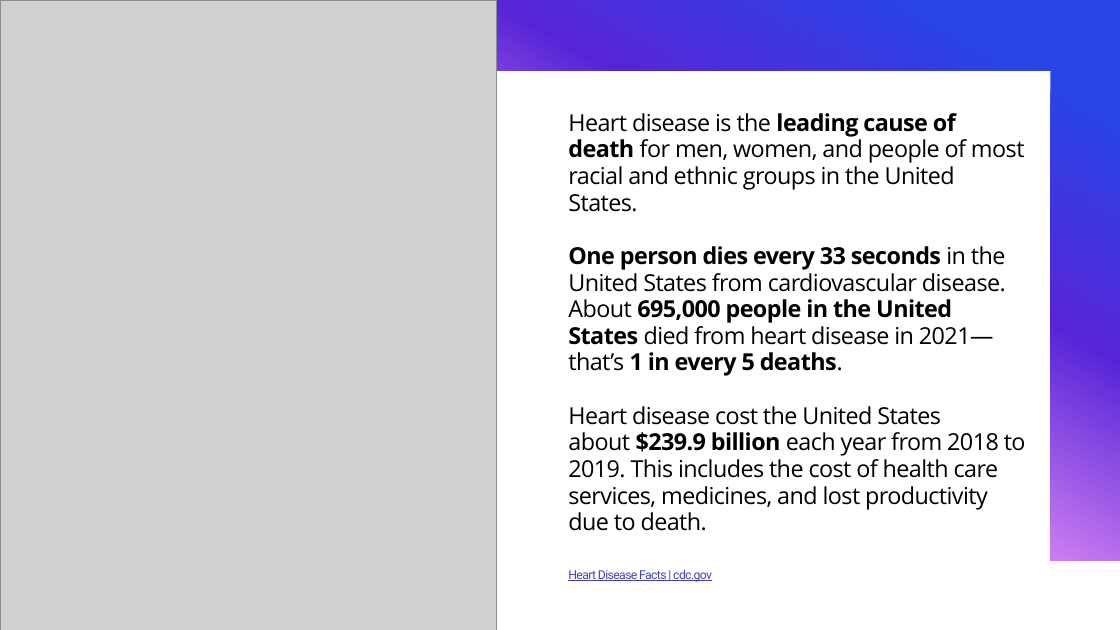
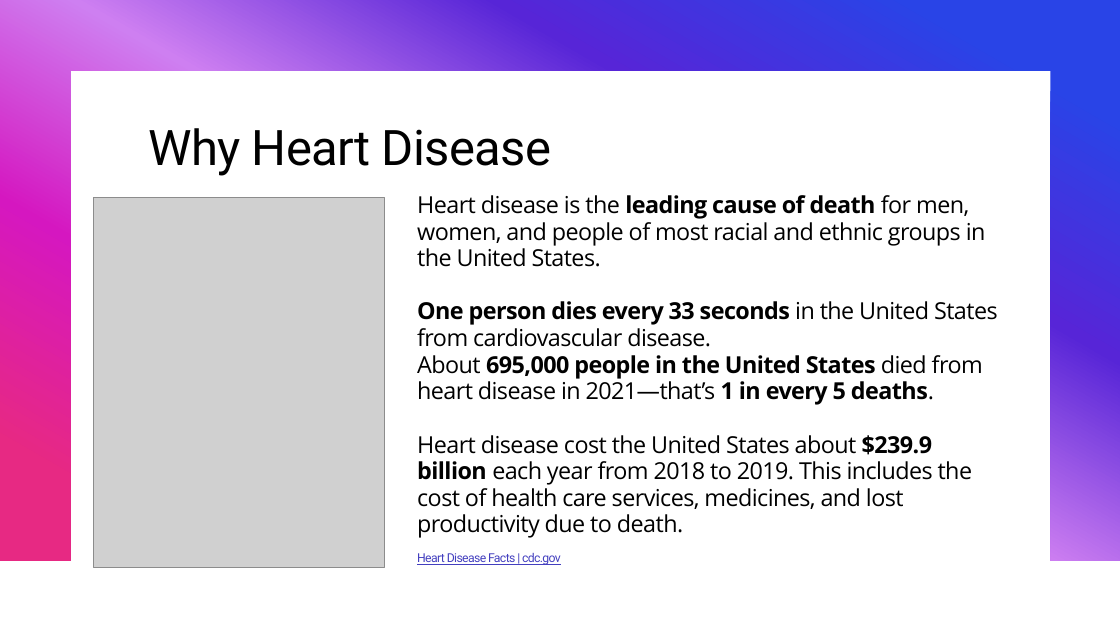
Before and after one commit to b-wild/Heart_Desiease, a slide deck: slide 2 of heart disease heart presentation.pptx. Drawn at 1120x630 pixels with LibreOffice and Linux fonts; fonts in the diff are those of the drawing; grey boxes stand for pictures. Boxes give left, top, right and bottom in pixels: in the first picture for what was removed or moved away, otherwise in the second. Text is boxed around its words. In the diff, an @@ line names an element or a change of style, - is before the commit and + after.

```diff
--- a/heart disease heart presentation.pptx
+++ b/heart disease heart presentation.pptx
@@ text added at [148, 128, 552, 176], 42 pt, text #000000 @@
+Why Heart Disease
@@ title "Heart disease is the leading ..." rewrapped from [568, 113, 1026, 531] to [417, 195, 998, 565] @@
@@ picture: place and size @@
-picture at [0, 0, 497, 630]
+picture at [93, 198, 385, 568]
```
Also in this commit, not shown: 4 other slides changed, 2 slides added, 1 slide removed, 2 other files.
